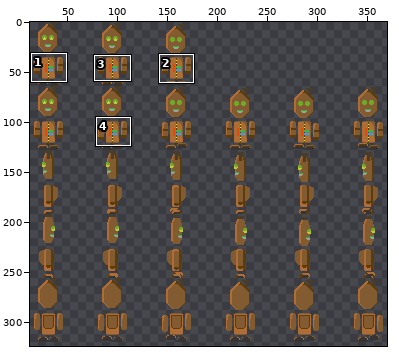
One commit to this sprite sheet: Data/gfx/actors/player.png. The picture above shows the old version from afar; the outline marks the close-up.
Close-up. Old version:
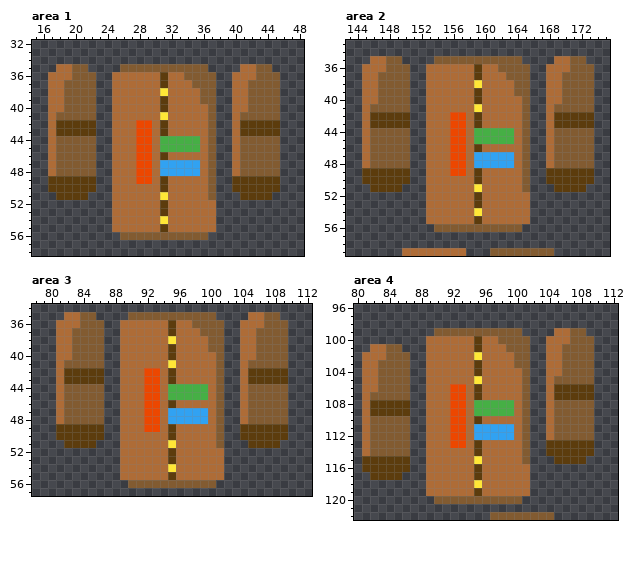
The file is 512x512 pixels. Shown: area 1: x 15..48, y 32..58; area 2: x 143..175, y 33..59; area 3: x 78..112, y 34..57; area 4: x 80..112, y 96..122. The wide view leaves out empty margins. The commit also changed other parts of the picture, which this record leaves out.
The result:
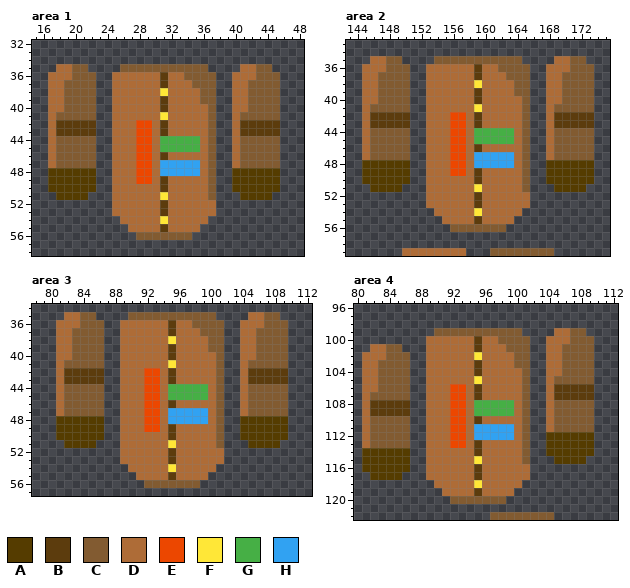
Palette (. is transparent): A #553c00  B #5c3c0d  C #825b31  D #ae6c37  E #ec4700  F #ffe737  G #46af45  H #31a2f2
Difference:
Area 1:
y 48: x 17..22 DCCCCC -> AAAAAA; x 40..45 DCCCCC -> AAAAAA
y 49..50: x 17..22 BBBBBB -> AAAAAA; x 40..45 BBBBBB -> AAAAAA
y 51: x 18..21 BBBB -> AAAA; x 41..44 BBBB -> AAAA
y 54: x 25 D -> .; x 37 D -> .
y 55: x 25..26 DD -> ..; x 36..37 DD -> ..
y 56: x 26..27 CC -> ..; x 35..36 CC -> ..
Area 2:
y 48: x 145..150 DCCCCC -> AAAAAA; x 168..173 DCCCCC -> AAAAAA
y 49..50: x 145..150 BBBBBB -> AAAAAA; x 168..173 BBBBBB -> AAAAAA
y 51: x 146..149 BBBB -> AAAA; x 169..172 BBBB -> AAAA
y 54: x 153 D -> .; x 165 D -> .
y 55: x 153..154 DD -> ..; x 164..165 DD -> ..
y 56: x 154..155 CC -> ..; x 163..164 CC -> ..
Area 3:
y 48: x 81..86 DCCCCC -> AAAAAA; x 104..109 DCCCCC -> AAAAAA
y 49..50: x 81..86 BBBBBB -> AAAAAA; x 104..109 BBBBBB -> AAAAAA
y 51: x 82..85 BBBB -> AAAA; x 105..108 BBBB -> AAAA
y 54: x 89 D -> .; x 101 D -> .
y 55: x 89..90 DD -> ..; x 100..101 DD -> ..
y 56: x 90..91 CC -> ..; x 99..100 CC -> ..
Area 4:
y 112: x 104..109 DCCCCC -> AAAAAA
y 113: x 104..109 BBBBBB -> AAAAAA
y 114: x 81..86 DCCCCC -> AAAAAA; x 104..109 BBBBBB -> AAAAAA
y 115: x 81..86 BBBBBB -> AAAAAA; x 105..108 BBBB -> AAAA
y 116: x 81..86 BBBBBB -> AAAAAA
y 117: x 82..85 BBBB -> AAAA
y 118: x 89 D -> .; x 101 D -> .
y 119: x 89..90 DD -> ..; x 100..101 DD -> ..
y 120: x 90..91 CC -> ..; x 99..100 CC -> ..
Pixel boxes of the changes (left, top, right, bottom) in both close-ups:
changed: (48, 168, 136, 240)
changed: (192, 168, 280, 240)
changed: (362, 160, 450, 232)
changed: (506, 160, 594, 232)
changed: (56, 416, 144, 488)
changed: (200, 416, 288, 488)
changed: (506, 432, 594, 504)
changed: (362, 448, 450, 504)
